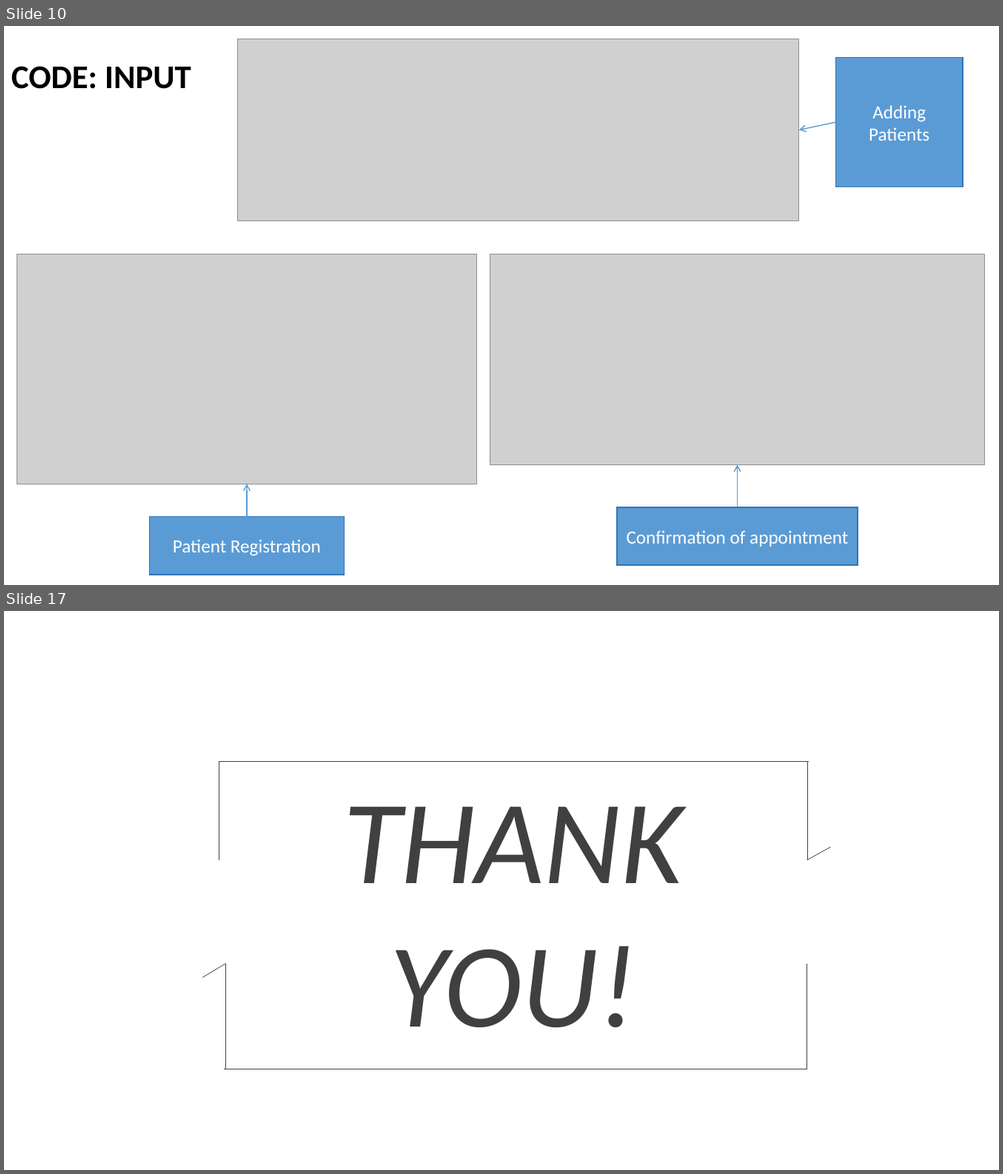
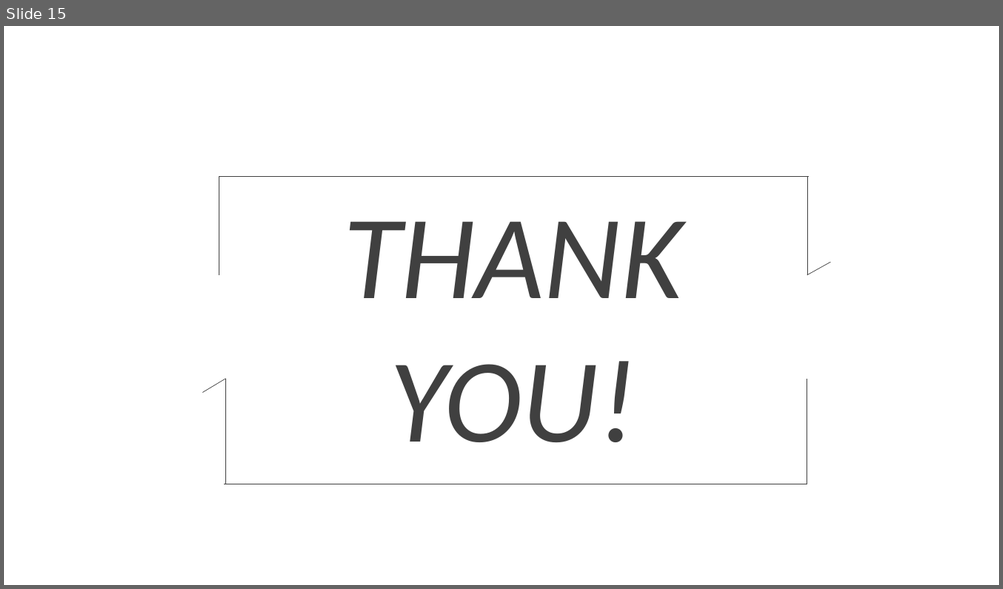
Before and after one commit to McLight-Note/Web-Server-Programming, a slide deck: Mid-term.pptx. Shown one above the other, each under a label of ours: slides 10 and 17 before the commit, slide 15 after it; the slides between them are not shown. The pictures are 1003x1174 and 1003x589 pixels, drawn with LibreOffice and Linux fonts; fonts in the diff are those of the drawing; grey boxes stand for pictures; background and template pictures are left out. Boxes give left, top, right and bottom in pixels: in the first picture for what was removed or moved away, otherwise in the second. Text is boxed around its words. In the diff, an @@ line names an element or a change of style, - is before the commit and + after.

```diff
--- a/Mid-term.pptx
+++ b/Mid-term.pptx
@@ slide 10 removed at <box>4,26,999,585</box>, background picture (left out) @@
@@ picture removed at <box>238,39,799,221</box> @@
@@ text removed at <box>11,66,191,89</box> @@
-CODE: INPUT
@@ rectangle removed at <box>836,57,963,187</box> @@
-Adding Patients
@@ arrow removed from (836, 122) to (799, 130) @@
@@ picture removed at <box>17,255,477,485</box> @@
@@ picture removed at <box>489,255,984,466</box> @@
@@ arrow removed from (737, 508) to (737, 466) @@
@@ arrow removed from (247, 517) to (247, 485) @@
@@ rectangle removed at <box>617,508,857,566</box> @@
-Confirmation of appointment
@@ rectangle removed at <box>150,517,344,575</box> @@
-Patient Registration
@@ what was slide 17 is now slide 15 @@
```
Also in this commit, not shown: 1 slide changed, 7 slides added, 8 other slides removed, 3 other files.
